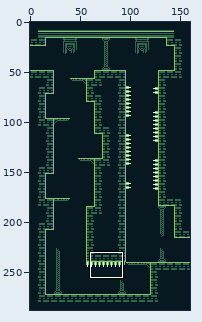
One commit to this sprite sheet: Wizard_ProjectFile/assets/backgrounds/LevelC_1-7.png. The first picture is a wide view before the edit; the outline marks the close-up.
Close-up. Before the commit:
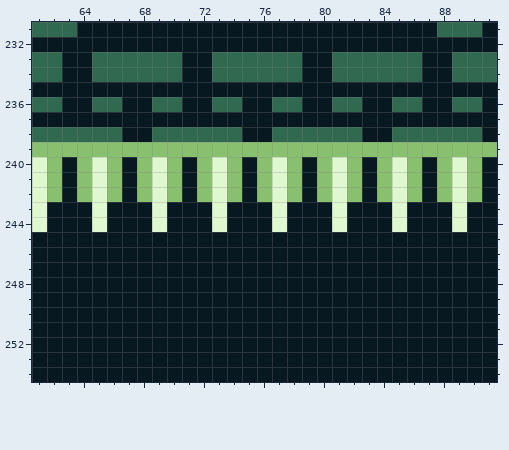
The file is 160x288 pixels. Shown: x 61..91, y 231..254.
Now the later version:
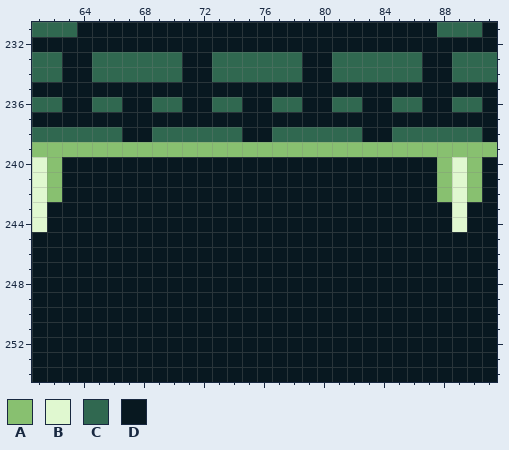
Palette (. is transparent): A #88c070  B #e0f8d0  C #306850  D #081820
Edits made:
@@ x 61..91 @@
 239 AAAAAAAAAAAAAAAAAAAAAAAAAAAAAAA
-240 BADABADABADABADABADABADABADABAD
-241 BADABADABADABADABADABADABADABAD
-242 BADABADABADABADABADABADABADABAD
-243 BDDDBDDDBDDDBDDDBDDDBDDDBDDDBDD
-244 BDDDBDDDBDDDBDDDBDDDBDDDBDDDBDD
+240 BADDDDDDDDDDDDDDDDDDDDDDDDDABAD
+241 BADDDDDDDDDDDDDDDDDDDDDDDDDABAD
+242 BADDDDDDDDDDDDDDDDDDDDDDDDDABAD
+243 BDDDDDDDDDDDDDDDDDDDDDDDDDDDBDD
+244 BDDDDDDDDDDDDDDDDDDDDDDDDDDDBDD
 245 DDDDDDDDDDDDDDDDDDDDDDDDDDDDDDD
Boxes around the changes in both close-ups, in picture pixels (x1, y1, x2, y2):
changed: (77, 157, 422, 232)
